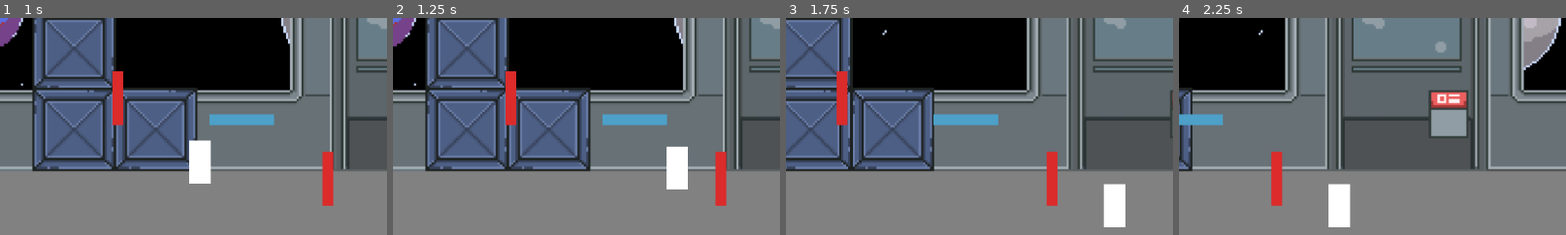
Above: before the commit, frames 1-4 (left to right).
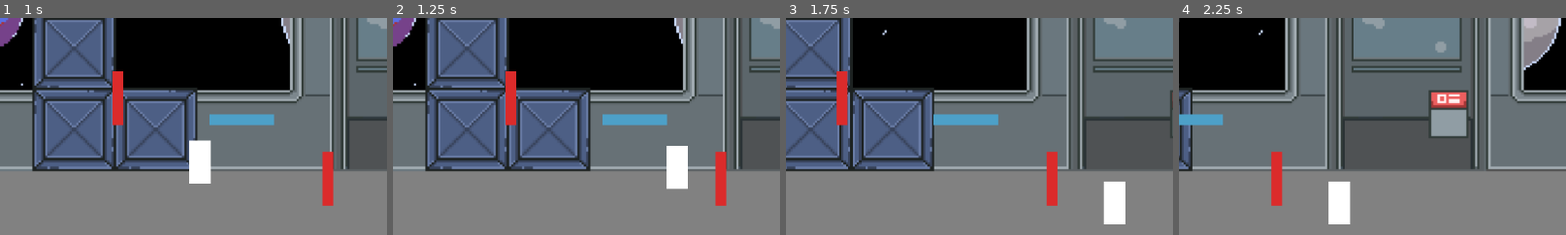
Above: after the commit, the same moments.

Repository: iniyanijoseph/Gravity
Game: Godot game, scene res://Main.tscn
Same seed, same stepped clock (60 frames per second), same inputs: the game is played once before the commit and once after it. The engine's default icon, where the game draws it, is replaced by a stand-in: a white triangle on a blue panel in a dark square.
Inputs (mouse positions are % of the whole screen's width and height, from its top left):
- Up to frame 1 (1 s): click (7, 16) at 0.5 s
- Up to frame 2 (1.25 s): no input
- Up to frame 3 (1.75 s): no input
- Up to frame 4 (2.25 s): click (7, 50) at 2 s
The pictures show only the part of the screen within x 18-68%, y 41-91%; the shares and areas given below are measured in that part.

Frame 1 is identical in both runs. In frame 2, less than 0.1% of the frame differs, in the area x 70-77%, y 58-80%; in frame 3, 0.2%; in frame 4, 0.2%, in the area x 38-45%, y 75-97%.

Commit message:
Fix Infinite Floor

Diff:
--- a/BackGround/Floor/Floor.gd
+++ /dev/null
@@ -1,4 +0,0 @@
-extends StaticBody2D
-
-func _on_visible_on_screen_notifier_2d_screen_exited():
-	queue_free()
--- a/BackGround/Floor/Floor.tscn
+++ /dev/null
@@ -1,22 +0,0 @@
-[gd_scene load_steps=2 format=3 uid="uid://chtgxf4v4y5sn"]
-
-[ext_resource type="Script" path="res://BackGround/Floor/Floor.gd" id="1_7gs18"]
-
-[node name="Floor" type="StaticBody2D"]
-script = ExtResource("1_7gs18")
-
-[node name="CollisionPolygon2D" type="CollisionPolygon2D" parent="."]
-position = Vector2(0, 8)
-polygon = PackedVector2Array(576, -8, 576, 8, -576, 8, -576, -8)
-
-[node name="VisibleOnScreenNotifier2D" type="VisibleOnScreenNotifier2D" parent="."]
-position = Vector2(-2.76566e-05, 8)
-scale = Vector2(9, 1)
-rect = Rect2(-64, -8, 128, 16)
-
-[node name="Polygon2D" type="Polygon2D" parent="."]
-visible = false
-position = Vector2(0, 8)
-polygon = PackedVector2Array(-576, -8, -576, 8, 576, 8, 576, -8)
-
-[connection signal="screen_exited" from="VisibleOnScreenNotifier2D" to="." method="_on_visible_on_screen_notifier_2d_screen_exited"]
--- a/Main.tscn
+++ b/Main.tscn
@@ -6,11 +6,14 @@
 [ext_resource type="PackedScene" uid="uid://b8b1a6dyu7j4l" path="res://Player/Player.tscn" id="2"]
 [ext_resource type="PackedScene" uid="uid://dhkujbw5wle0u" path="res://BackGround/Parallax.tscn" id="4"]
 
+[sub_resource type="WorldBoundaryShape2D" id="WorldBoundaryShape2D_skmab"]
+
 [node name="Main" type="Node2D"]
 
 [node name="TileInstancer" parent="." instance=ExtResource("1_4mc3j")]
 
 [node name="TileConfigurationBasic" parent="TileInstancer" instance=ExtResource("1_a7xaf")]
+layer_0/name = "Obstacles"
 layer_1/name = "MovingEnemy"
 layer_1/enabled = true
 layer_1/modulate = Color(1, 1, 1, 1)
@@ -25,3 +28,13 @@
 [node name="ActionController" parent="." instance=ExtResource("1")]
 
 [node name="Parallax" parent="." instance=ExtResource("4")]
+
+[node name="StaticBody2D" type="StaticBody2D" parent="."]
+position = Vector2(-8, 576)
+
+[node name="CollisionShape2D" type="CollisionShape2D" parent="StaticBody2D"]
+shape = SubResource("WorldBoundaryShape2D_skmab")
+one_way_collision = true
+
+[connection signal="body_entered" from="TileInstancer/TileConfigurationBasic/@DamageObstacle@38920" to="TileInstancer/TileConfigurationBasic/@DamageObstacle@38920" method="_on_body_entered" flags=18]
+[connection signal="body_entered" from="TileInstancer/TileConfigurationBasic/@DamageObstacle@38921" to="TileInstancer/TileConfigurationBasic/@DamageObstacle@38921" method="_on_body_entered" flags=18]
--- a/TileGeneration/TileSet.tres
+++ b/TileGeneration/TileSet.tres
@@ -1,12 +1,10 @@
-[gd_resource type="TileSet" load_steps=5 format=3 uid="uid://by0gecteucral"]
+[gd_resource type="TileSet" load_steps=4 format=3 uid="uid://by0gecteucral"]
 
-[ext_resource type="PackedScene" uid="uid://chtgxf4v4y5sn" path="res://BackGround/Floor/Floor.tscn" id="1_bpepu"]
 [ext_resource type="PackedScene" uid="uid://cywgdv5jp1yem" path="res://BackGround/BasicObstacle.tscn" id="2_bt5yr"]
 [ext_resource type="PackedScene" uid="uid://p0shbsl8qnxa" path="res://BackGround/DamageObstacle.tscn" id="3_ua0iw"]
 
 [sub_resource type="TileSetScenesCollectionSource" id="TileSetScenesCollectionSource_etcp2"]
 resource_name = "Tile Objects"
-scenes/1/scene = ExtResource("1_bpepu")
 scenes/2/scene = ExtResource("2_bt5yr")
 scenes/3/scene = ExtResource("3_ua0iw")
 
Not shown: 1 places in Main.tscn that only renumber resources
